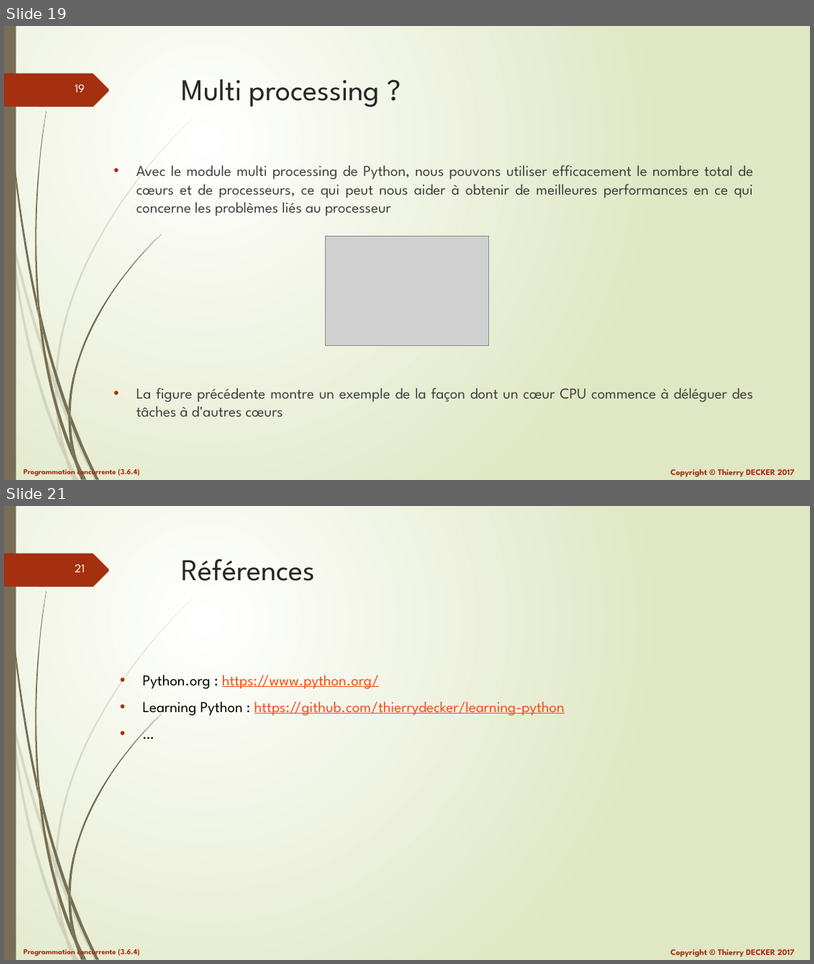
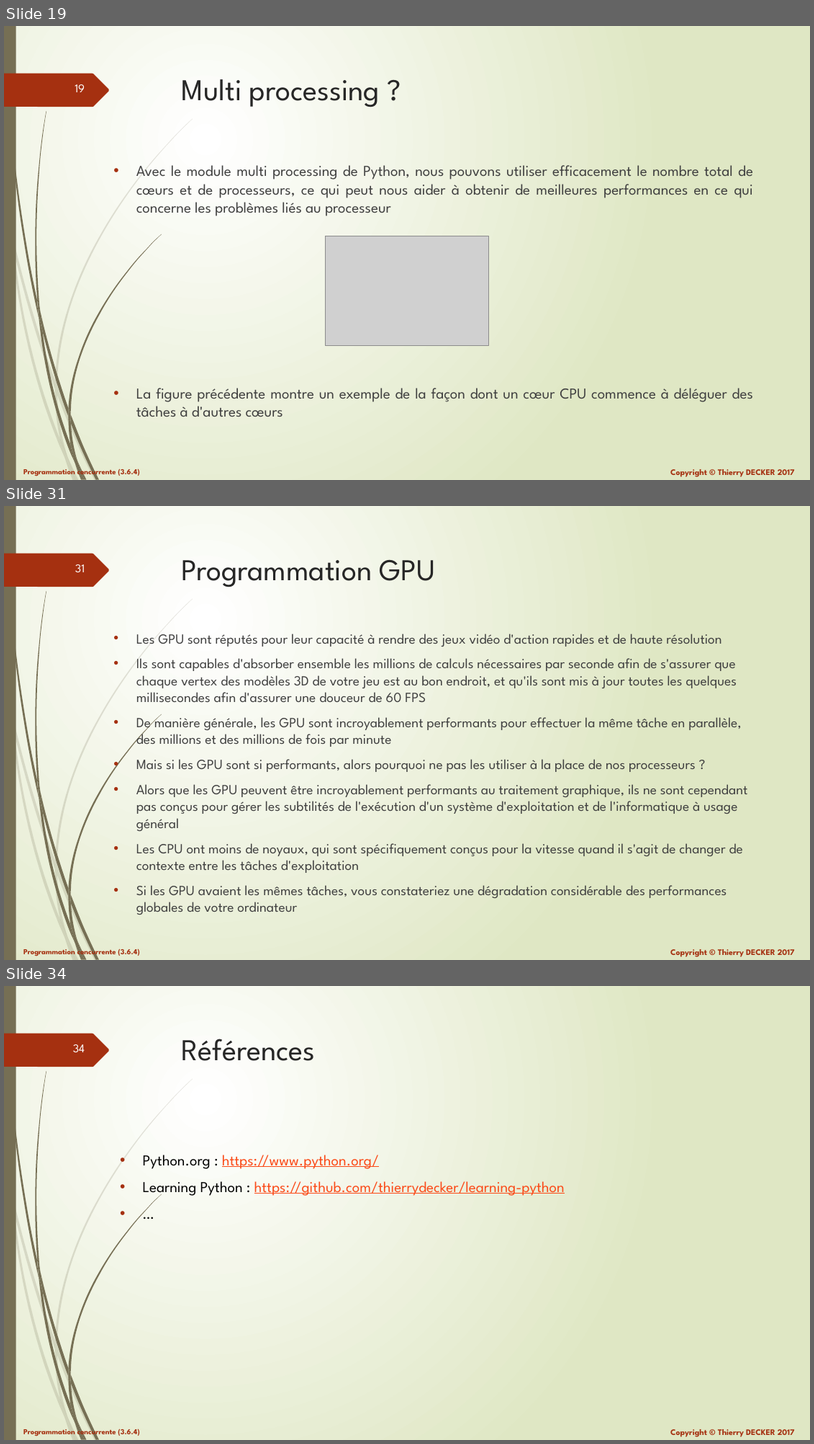
Before and after one commit to VikmanTheRacoon/learning-python, a slide deck: documentations/python-103.pptx. Shown one above the other, each under a label of ours: slides 19 and 21 before the commit, slides 19, 31 and 34 after it; the slides between them are not shown. The pictures are 814x964 and 814x1444 pixels, drawn with LibreOffice and Linux fonts; fonts in the diff are those of the drawing; grey boxes stand for pictures. Boxes give left, top, right and bottom in pixels: in the first picture for what was removed or moved away, otherwise in the second. Text is boxed around its words. In the diff, an @@ line names an element or a change of style, - is before the commit and + after.

```diff
--- a/documentations/python-103.pptx
+++ b/documentations/python-103.pptx
@@ slide 31 added at (4,506,810,960), background gradient #FFFFFF to #DFE8C4; not listed: 27 template elements that a slide beside it also shows @@
@@ title added at (182,560,436,587), 36 pt, text #262626 @@
+Programmation GPU
@@ text added at (136,633,748,914), 16.6 pt, text #404040 @@
+• Les GPU sont réputés pour leur capacité à rendre des jeux vidéo d'action rapides et de haute résolution
+• Ils sont capables d'absorber ensemble les millions de calculs nécessaires par seconde afin de s'assurer que chaque vertex des modèles 3D de votre jeu est au bon endroit, et qu'ils sont mis à jour toutes les quelques millisecondes afin d'assurer une douceur de 60 FPS
+• De manière générale, les GPU sont incroyablement performants pour effectuer la même tâche en parallèle, des millions et des millions de fois par minute
+• Mais si les GPU sont si performants, alors pourquoi ne pas les utiliser à la place de nos processeurs ?
+• Alors que les GPU peuvent être incroyablement performants au traitement graphique, ils ne sont cependant pas conçus pour gérer les subtilités de l'exécution d'un système d'exploitation et de l'informatique à usage général
+• Les CPU ont moins de noyaux, qui sont spécifiquement conçus pour la vitesse quand il s'agit de changer de contexte entre les tâches d'exploitation
+• Si les GPU avaient les mêmes tâches, vous constateriez une dégradation considérable des performances globales de votre ordinateur
@@ what was slide 21 is now slide 34 @@
@@ page number at (73,1044,85,1052): text changed @@
-21
+34
```
Also in this commit, not shown: 1 slide changed, 12 other slides added, 1 other file.
